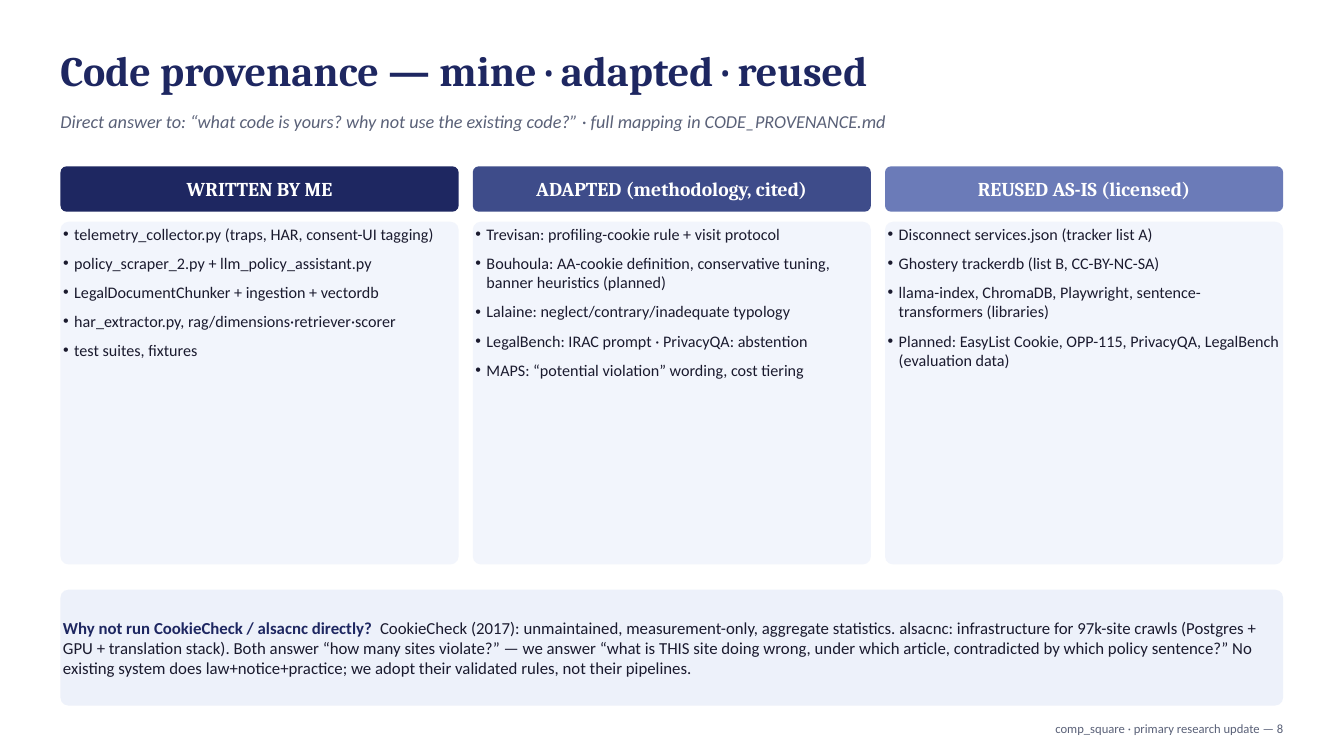
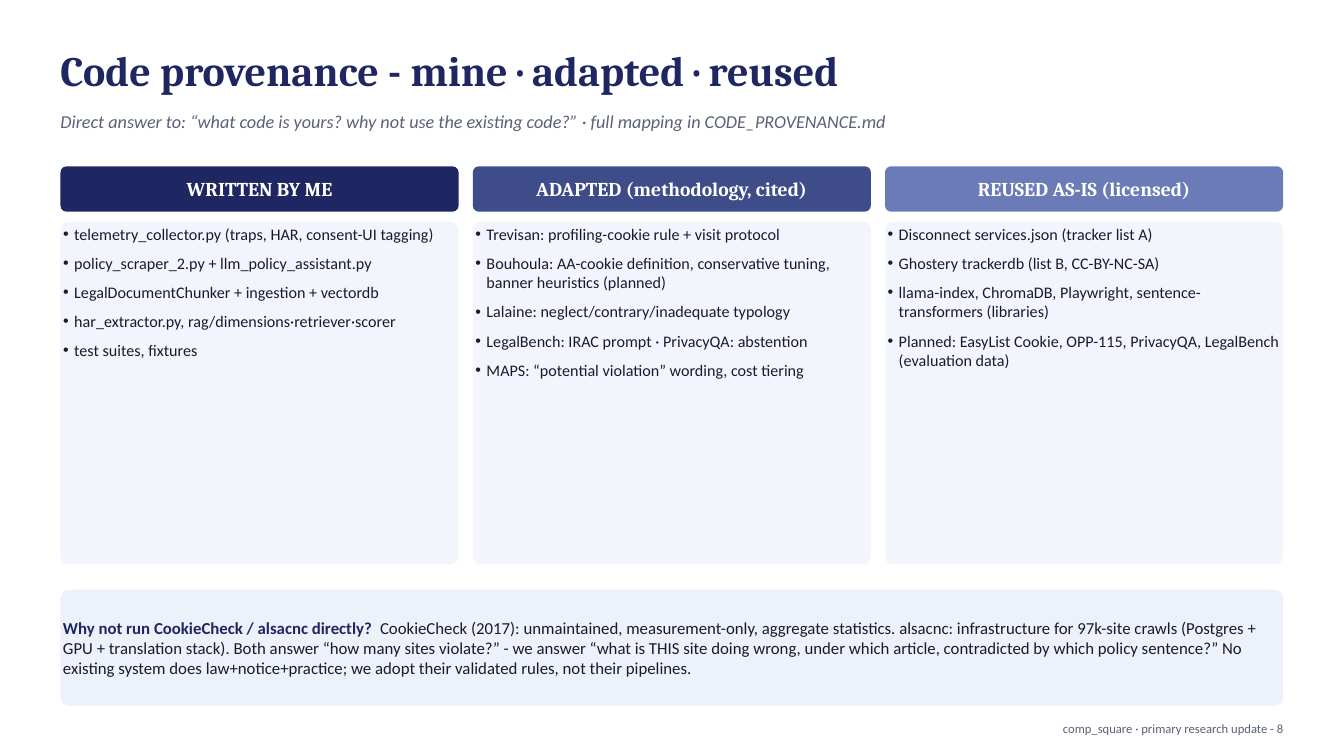
Before and after one commit to DoubleKingsLC/comp_square, a slide deck: slide 8 of Deliverable2_Supervisor_Update.pptx. Drawn at 1344x756 pixels with LibreOffice and Linux fonts; fonts in the diff are those of the drawing. Boxes give left, top, right and bottom in pixels: in the first picture for what was removed or moved away, otherwise in the second. Text is boxed around its words. In the diff, an @@ line names an element or a change of style, - is before the commit and + after.

```diff
--- a/Deliverable2_Supervisor_Update.pptx
+++ b/Deliverable2_Supervisor_Update.pptx
@@ text at (60,57,839,95): text changed @@
-Code provenance — mine · adapted · reused
+Code provenance - mine · adapted · reused
@@ text in rounded rectangle at (63,622,1244,677): text changed @@
-Why not run CookieCheck / alsacnc directly? CookieCheck (2017): unmaintained, measurement-only, aggregate statistics. alsacnc: infrastructure for 97k-site crawls (Postgres + GPU + translation stack). Both answer “how many sites violate?” — we answer “what is THIS site doing wrong, under which article, contradicted by which policy sentence?” No existing system does law+notice+practice; we adopt their validated rules, not their pipelines.
+Why not run CookieCheck / alsacnc directly? CookieCheck (2017): unmaintained, measurement-only, aggregate statistics. alsacnc: infrastructure for 97k-site crawls (Postgres + GPU + translation stack). Both answer “how many sites violate?” - we answer “what is THIS site doing wrong, under which article, contradicted by which policy sentence?” No existing system does law+notice+practice; we adopt their validated rules, not their pipelines.
@@ text at (1063,724,1283,735): text changed @@
-comp_square · primary research update — 8
+comp_square · primary research update - 8
```
Also in this commit, not shown: 13 other slides changed, 4 other files.
